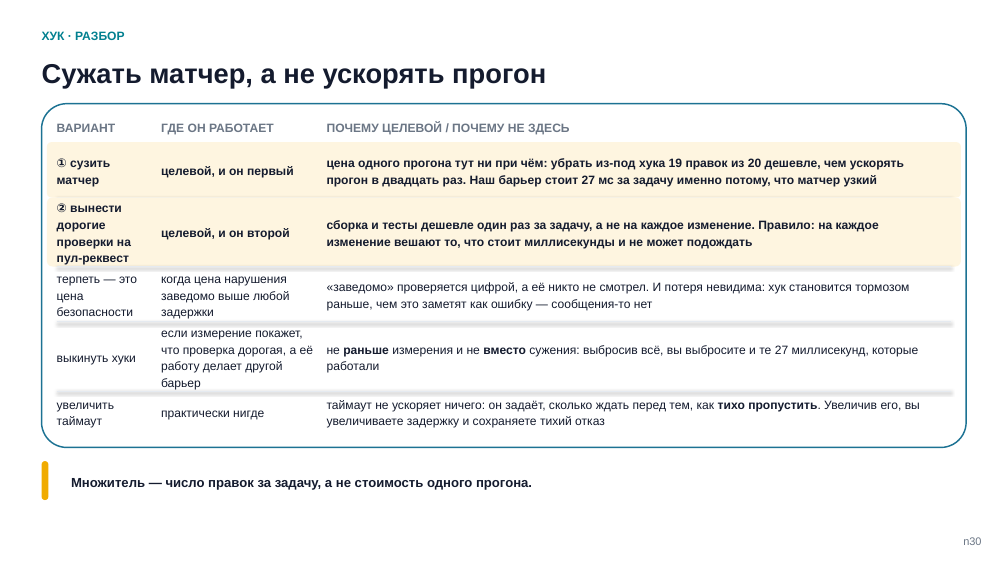
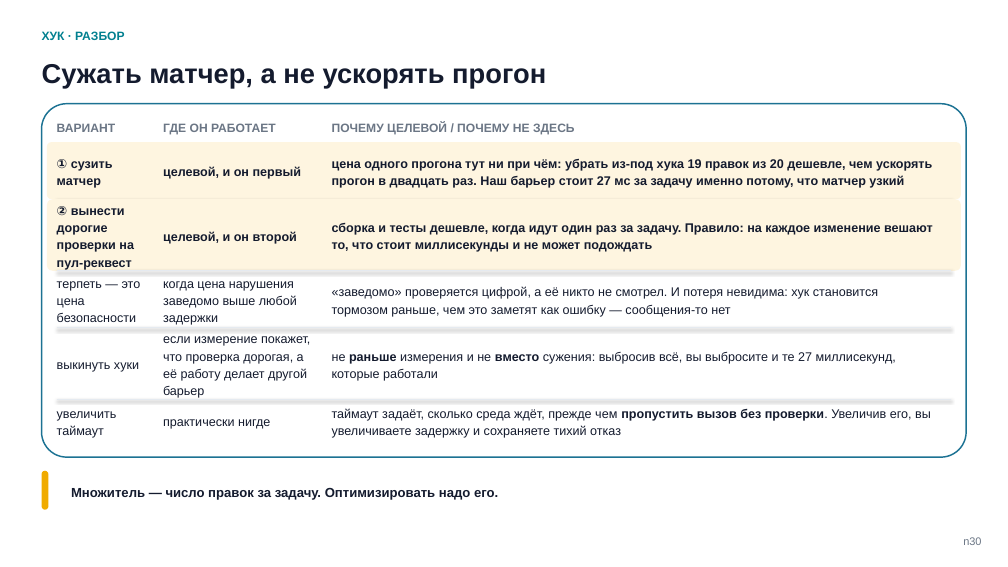
Before and after one commit to tellina-study/AI-usage-lessons, a slide deck: slide 30 of library/seminars/sem-05/rendered/sem-05-n.pptx. Drawn at 1008x567 pixels with LibreOffice and Linux fonts; fonts in the diff are those of the drawing. Boxes give left, top, right and bottom in pixels: in the first picture for what was removed or moved away, otherwise in the second. Text is boxed around its words. In the diff, an @@ line names an element or a change of style, - is before the commit and + after.

```diff
--- a/library/seminars/sem-05/rendered/sem-05-n.pptx
+++ b/library/seminars/sem-05/rendered/sem-05-n.pptx
@@ rounded rectangle: place and size @@
-rounded rectangle at box(42, 104, 966, 448)
+rounded rectangle at box(42, 104, 966, 457)
@@ rounded rectangle at box(42, 104, 966, 457): proportions changed @@
@@ text "ПОЧЕМУ ЦЕЛЕВОЙ / ПОЧЕМУ НЕ ...": place and size @@
-text "ПОЧЕМУ ЦЕЛЕВОЙ / ПОЧЕМУ НЕ ..." at box(327, 122, 570, 134)
+text "ПОЧЕМУ ЦЕЛЕВОЙ / ПОЧЕМУ НЕ ..." at box(332, 122, 575, 134)
@@ text at box(332, 223, 933, 252): text changed; size 11.5 to 12 pt @@
-сборка и тесты дешевле один раз за задачу, а не на каждое изменение. Правило: на каждое изменение вешают то, что стоит миллисекунды и не может подождать
+сборка и тесты дешевле, когда идут один раз за задачу. Правило: на каждое изменение вешают то, что стоит миллисекунды и не может подождать
@@ 2 lines, 1 rounded rectangle: place and size @@
-2 lines, 1 rounded rectangle at box(47, 197, 961, 322)
+2 lines, 1 rounded rectangle at box(47, 200, 961, 328)
@@ size 11.5 to 12 pt in 13 elements at box(332, 159, 932, 188), box(57, 159, 113, 188), box(163, 166, 301, 179), box(332, 286, 878, 317), box(57, 281, 141, 322), box(57, 206, 134, 270), box(163, 231, 297, 244), box(163, 281, 297, 325), box(332, 352, 896, 381), box(57, 411, 117, 438), box(57, 362, 139, 372), box(163, 336, 310, 398), box(163, 419, 270, 429) @@
@@ text at box(332, 408, 931, 438): text changed; size 11.5 to 12 pt @@
-таймаут не ускоряет ничего: он задаёт, сколько ждать перед тем, как тихо пропустить. Увеличив его, вы увеличиваете задержку и сохраняете тихий отказ
+таймаут задаёт, сколько среда ждёт, прежде чем пропустить вызов без проверки. Увеличив его, вы увеличиваете задержку и сохраняете тихий отказ
@@ 2 texts, 1 line, 1 rounded rectangle: place and size @@
-2 texts, 1 line, 1 rounded rectangle at box(42, 391, 951, 501)
+2 texts, 1 line, 1 rounded rectangle at box(42, 399, 951, 510)
@@ text at box(71, 488, 498, 500): text changed @@
-Множитель — число правок за задачу, а не стоимость одного прогона.
+Множитель — число правок за задачу. Оптимизировать надо его.
```
Also in this commit, not shown: 25 other slides changed, 2 slides added, 2 slides removed, 28 other files.
